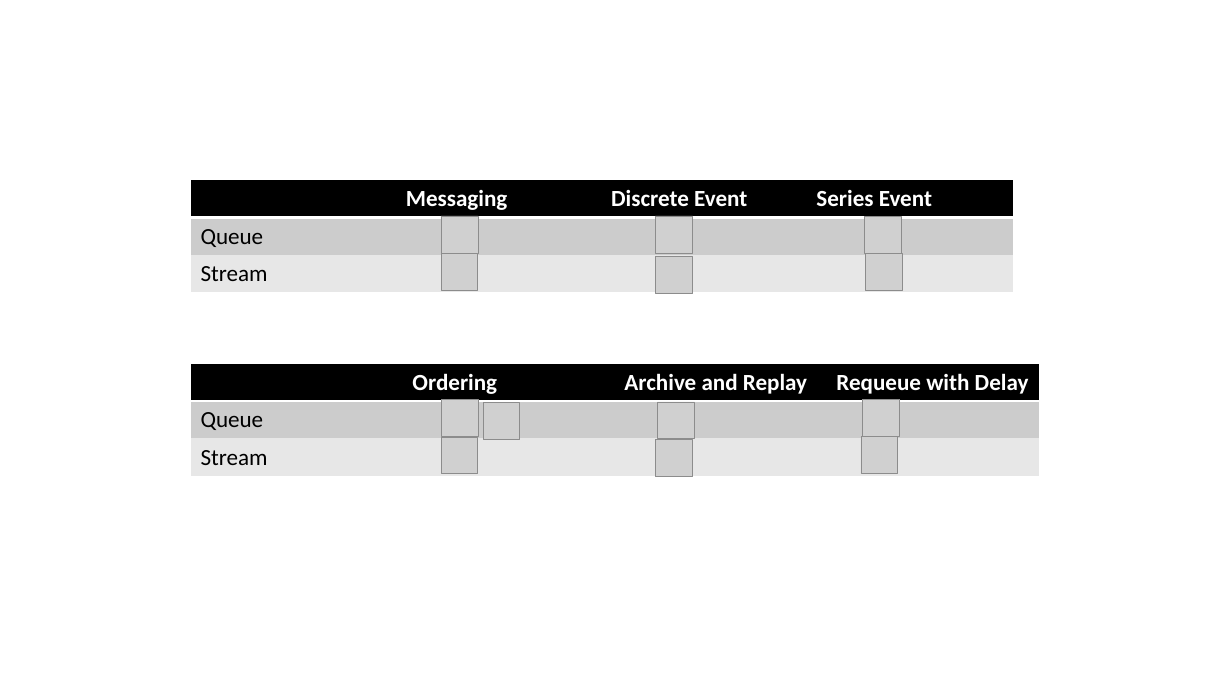
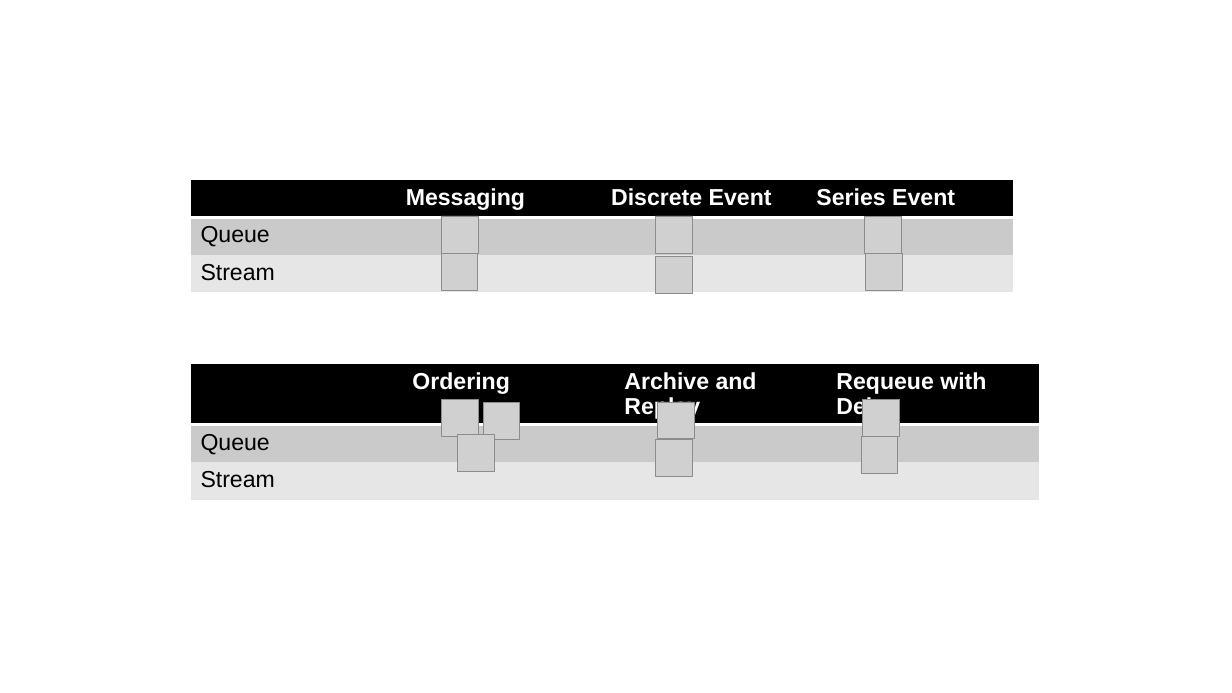
Before and after one commit to iancooper/Presentations, a slide deck: slide 37 of Polyglot Flow Build Stuff.pptx. Drawn at 1232x693 pixels with LibreOffice and Linux fonts; fonts in the diff are those of the drawing; grey boxes stand for pictures. Boxes give left, top, right and bottom in pixels: in the first picture for what was removed or moved away, otherwise in the second. Text is boxed around its words. In the diff, an @@ line names an element or a change of style, - is before the commit and + after.

```diff
--- a/Polyglot Flow Build Stuff.pptx
+++ b/Polyglot Flow Build Stuff.pptx
@@ table at (191, 180, 1012, 293) @@
@@ fill #CCCCCC to #CACACA in row 2 @@
@@ fill #E7E7E7 to #E6E6E6 in row 3 @@
@@ font Calibri to Arial @@
@@ table at (191, 363, 1038, 492) @@
@@ fill #CCCCCC to #CACACA in row 2 @@
@@ fill #E7E7E7 to #E6E6E6 in row 3 @@
@@ font Calibri to Arial @@
@@ picture removed at (442, 437, 479, 474) @@
@@ picture added at (457, 434, 494, 471) @@
```
Also in this commit, not shown: 28 other slides changed, 1 slide added, 3 slides removed.
